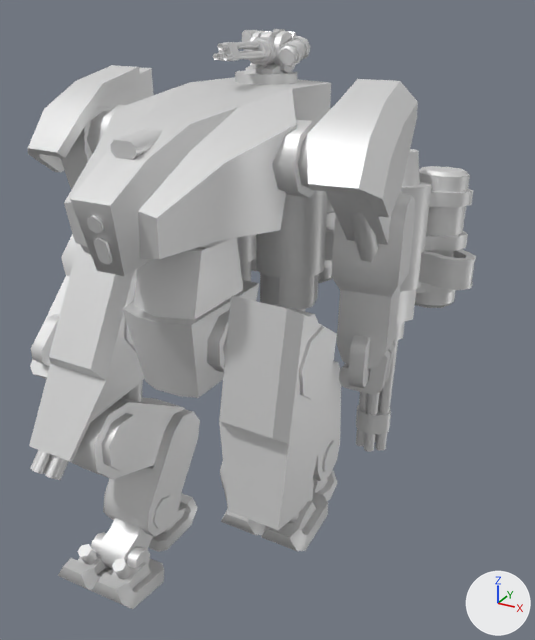
Two versions of the glTF model legjav.glb, one commit apart.
The view is the same before and after, from a 50 mm camera at (43.7, -61.7, 69.1) aimed at (3.9, 10.5, 32.9). The lights are fixed; the arrows at lower right show +X, +Y and +Z. The picture after the commit comes second.

Objects in the first picture: 'lhand', 'lkeel', 'lshoulder', 'lsleeve', 'lstowed', 'lthigh', 'pelvis', 'rfoot', 'rkeel', 'rknee', 'rshoulder', 'rthigh', 'torso' and 13 more.
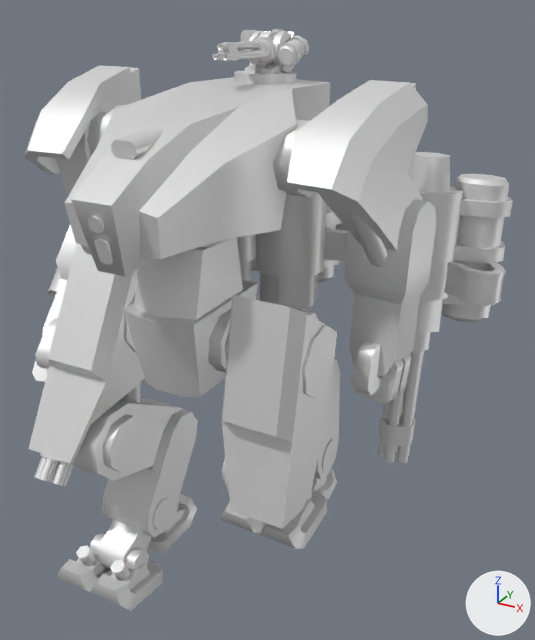
Boxes [x1, y1, x2, y2] around the edits, measured in the pictures (535 x 640 px):
```json
{"object": "torso", "change": "turned", "before": [64, 77, 331, 277], "after": [64, 77, 330, 277]}
{"object": "lthigh", "change": "turned", "before": [219, 296, 337, 531], "after": [221, 295, 337, 529]}
{"object": "lsleeve", "change": "turned", "before": [397, 149, 476, 323], "after": [408, 152, 512, 334]}
{"object": "lhand", "change": "turned", "before": [331, 194, 415, 395], "after": [343, 199, 436, 404]}
{"object": "rthigh", "change": "turned", "before": [29, 244, 144, 461], "after": [29, 244, 144, 463]}
{"object": "pelvis", "change": "turned", "before": [122, 238, 259, 398], "after": [123, 238, 258, 398]}
{"object": "lshoulder", "change": "turned", "before": [298, 79, 418, 218], "after": [287, 80, 428, 221]}
{"object": "lstowed", "change": "turned", "before": [256, 190, 336, 312], "after": [256, 192, 348, 310]}
{"object": "rshoulder", "change": "turned", "before": [28, 65, 154, 172], "after": [24, 66, 141, 175]}
{"object": "rfoot", "change": "turned", "before": [103, 409, 200, 537], "after": [102, 410, 198, 538]}
{"object": "rknee", "change": "turned", "before": [69, 397, 185, 479], "after": [69, 398, 183, 481]}
{"object": "lbarrel", "change": "turned", "before": [356, 322, 405, 452], "after": [378, 332, 431, 464]}
{"object": "larm", "change": "turned", "before": [326, 190, 402, 262], "after": [318, 173, 423, 267]}
{"object": "rkeel", "change": "turned", "before": [91, 493, 198, 570], "after": [90, 494, 197, 571]}
{"object": "rtoes", "change": "turned", "before": [58, 544, 164, 609], "after": [56, 545, 163, 611]}
{"object": "ltoes", "change": "turned", "before": [221, 492, 328, 551], "after": [220, 490, 327, 549]}
{"object": "rhand", "change": "turned", "before": [30, 234, 78, 379], "after": [32, 225, 80, 383]}
{"object": "aasleeve", "change": "turned", "before": [242, 29, 310, 67], "after": [241, 29, 309, 67]}
{"object": "lfoot", "change": "turned", "before": [313, 361, 341, 481], "after": [314, 360, 340, 479]}
{"object": "rarm", "change": "turned", "before": [60, 108, 114, 190], "after": [56, 108, 110, 197]}
{"object": "aaturret", "change": "turned", "before": [235, 31, 298, 85], "after": [234, 31, 296, 85]}
{"object": "aabarrel", "change": "turned", "before": [213, 39, 271, 64], "after": [212, 39, 270, 63]}
{"object": "rbarrel", "change": "turned", "before": [30, 450, 69, 480], "after": [34, 453, 73, 486]}
{"object": "lkeel", "change": "turned", "before": [301, 440, 338, 510], "after": [307, 439, 337, 500]}
{"object": "rstowed", "change": "turned", "before": [237, 234, 257, 282], "after": [237, 234, 257, 281]}
{"object": "lknee", "change": "turned", "before": [220, 461, 227, 501], "after": [221, 459, 230, 500], "on screen": "mostly hidden"}
{"object": "rsleeve", "change": "turned", "after": [47, 267, 62, 297], "on screen": "not visible before"}
```

Edits to the scene script, one JSON object a line:
```json
{"op": "set", "path": "ob_pelvis.rotation_euler", "old": "(0.0, 0.0, -0.0143)", "new": "(0.0, 0.0, 0.0143)", "note": "degrees (0, 0, -0.8) -> degrees (0, 0, 0.8)"}
{"op": "set", "path": "ob_torso.rotation_euler", "old": "(-0.0286, 0.000512, 0.0107)", "new": "(-0.0286, -0.000153, -0.0107)", "note": "degrees (-1.6, 0, 0.6) -> degrees (-1.6, 0, -0.6)"}
{"op": "set", "path": "ob_lshoulder.rotation_euler", "old": "(0.0, 0.0, 0.129)", "new": "(0.0, 0.0, -0.129)", "note": "degrees (0, 0, 7.4) -> degrees (0, 0, -7.4)"}
{"op": "set", "path": "ob_rshoulder.rotation_euler", "old": "(0.0, 0.0, -0.0714)", "new": "(0.0, 0.0, 0.0714)", "note": "degrees (0, 0, -4.1) -> degrees (0, 0, 4.1)"}
{"op": "set", "path": "ob_lkeel.rotation_euler", "old": "(-0.76, 0.0196, 0.0129)", "new": "(-0.76, -0.000141, -0.0153)", "note": "degrees (-44, 1.1, 0.7) -> degrees (-44, 0, -0.9)"}
{"op": "set", "path": "ob_rkeel.rotation_euler", "old": "(0.266, -0.0131, 0.0153)", "new": "(0.266, -0.00432, -0.0145)", "note": "degrees (15, -0.8, 0.9) -> degrees (15, -0.2, -0.8)"}
```
